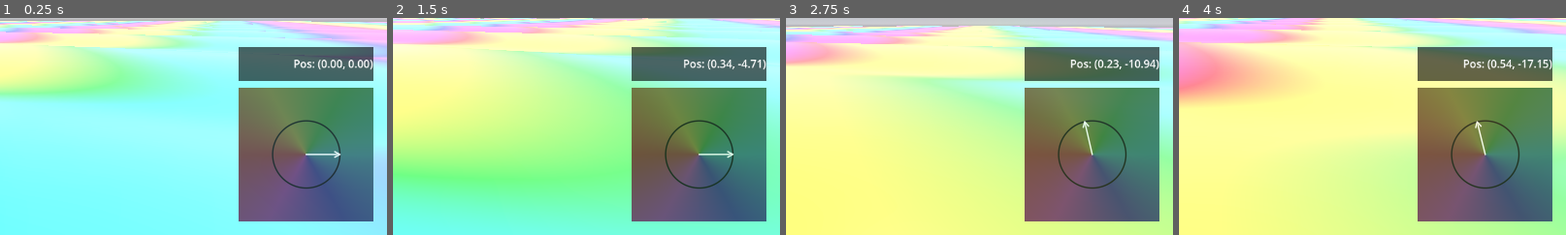
Above: before the commit, frames 1-4 (left to right).
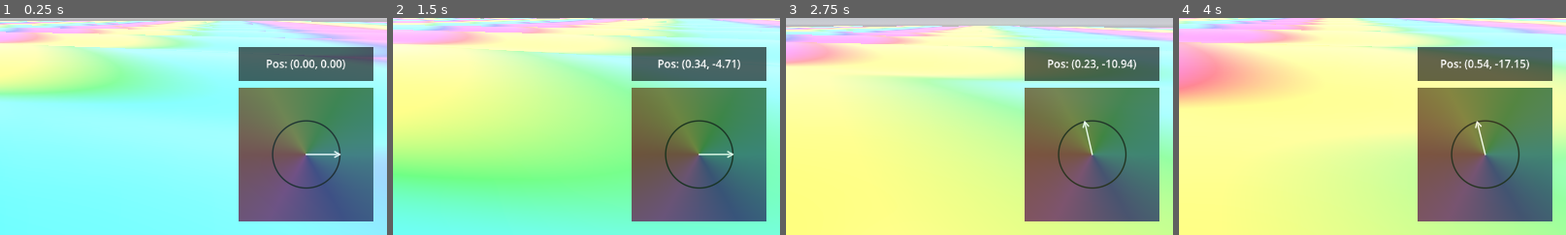
Above: after the commit, the same moments.

Repository: allanino/complex-functions-explorer
Game: Godot game, scene res://scenes/main.tscn
The game is run twice, just before and just after one commit, with the same random seed, the same clock (stepped at 60 frames per second) and the same inputs.
Inputs (mouse positions are % of the whole screen's width and height, from its top left):
- Up to frame 1 (0.25 s): no input
- Up to frame 2 (1.5 s): tap Enter at 0.5 s; move the mouse to (55, 50) at 0.52 s; hold W (move_forward) from 0.53 s (still down); move the mouse to (45, 50) at 1.27 s
- Up to frame 3 (2.75 s): keep holding W (move_forward); move the mouse to (52, 48) at 2.02 s
- Up to frame 4 (4 s): keep holding W (move_forward); move the mouse to (49, 52) at 2.77 s; move the mouse to (57, 51) at 3.52 s
The pictures show only the part of the screen within x 50-100%, y 50-100%; the shares and areas given below are measured in that part.

The runs differ from the first frame. In frame 1, 0.6% of the frame differs, in the area x 68-97%, y 19-25%; in frame 2, 0.7%; in frame 3, 0.7%, in the area x 67-97%, y 19-25%; in frame 4, 0.7%.

Commit message:
Update HUD: replace magnitude dot with phase arrow and add text card
- Modified hud_complex_plane.gdshader to render a phase arrow from the origin to the unit circle.
- Updated hud.gd to remove magnitude calculation and dynamic rescaling.
- Updated hud.tscn to include a dark background card for coordinate text and center the label alignment.

Co-authored-by: allanino <5325241+allanino@users.noreply.github.com>

Diff:
--- a/scenes/hud.tscn
+++ b/scenes/hud.tscn
@@ -65,5 +65,5 @@
 grow_horizontal = 0
 grow_vertical = 0
 text = "Pos: (0.00, 0.00)"
-horizontal_alignment = 2
+horizontal_alignment = 1
 vertical_alignment = 1
